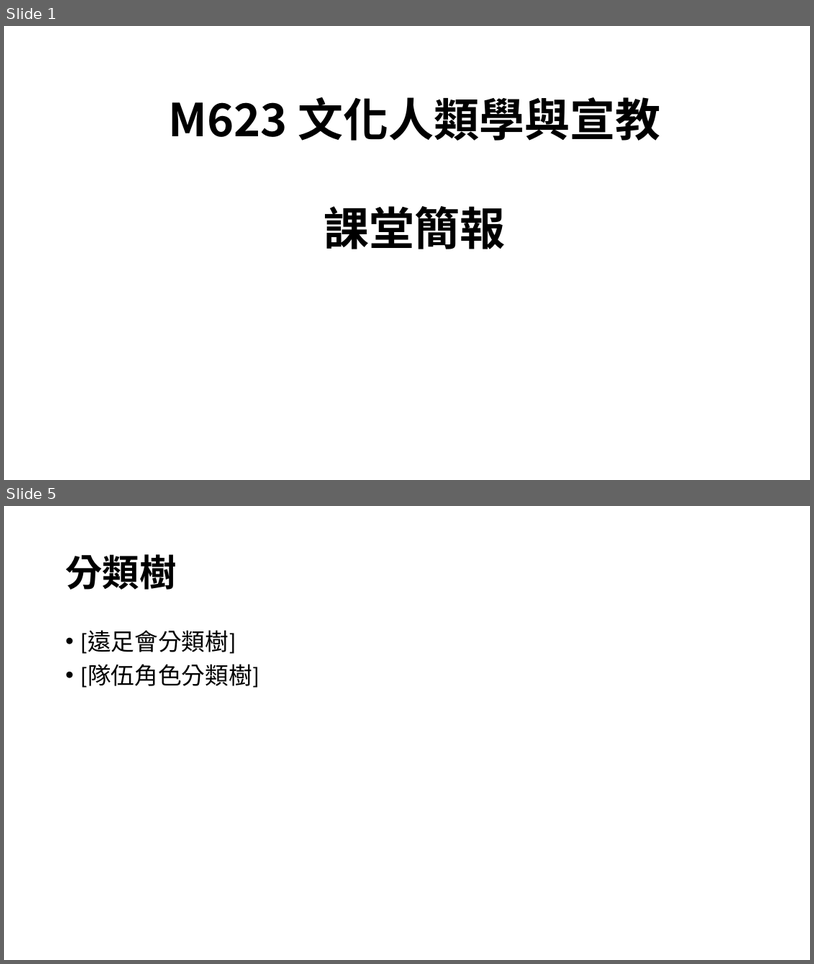
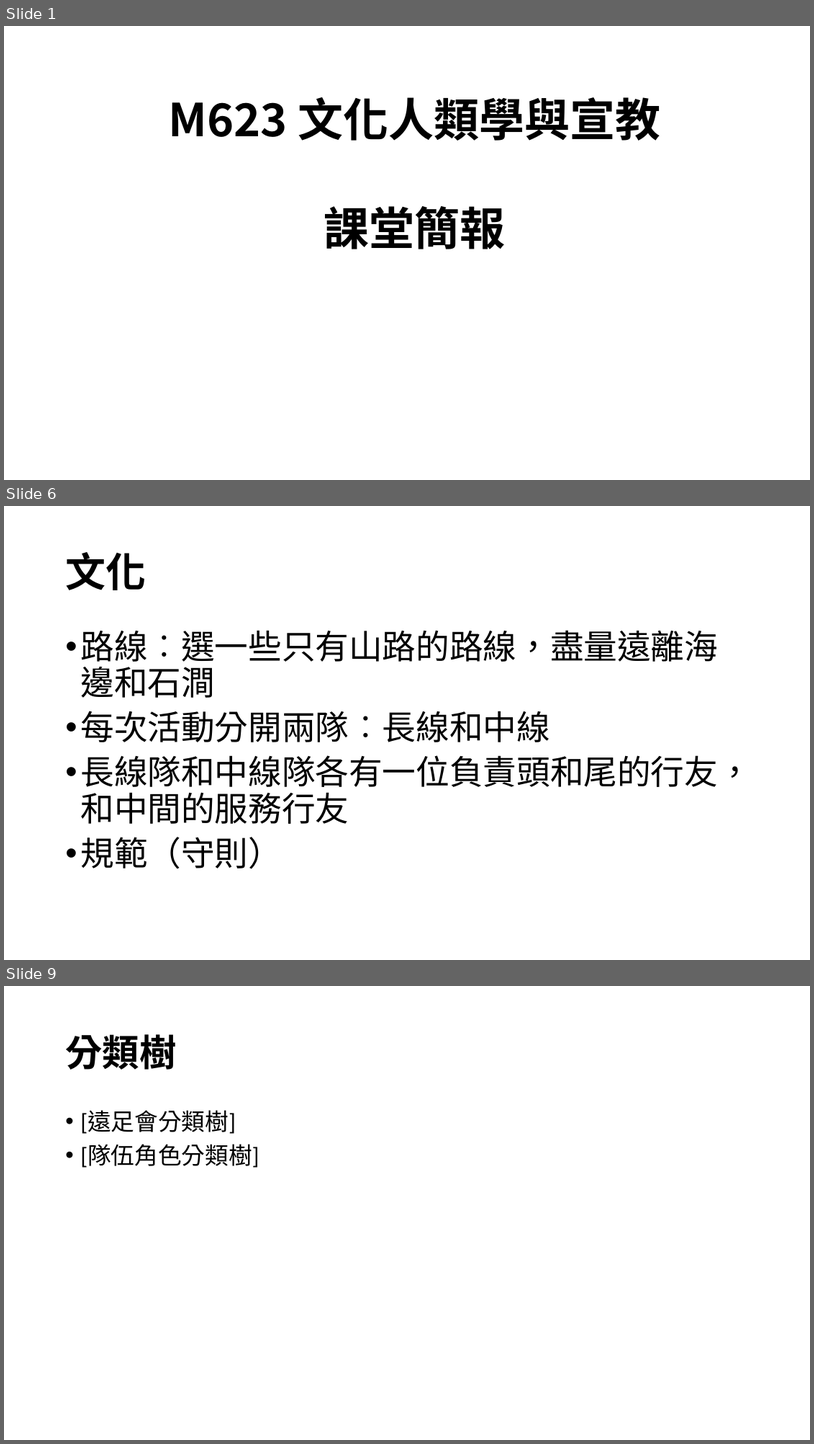
Before and after one commit to pangyan/ridiculands-java, a slide deck: docs/m623/M623 Presentation - Py.pptx. Shown one above the other, each under a label of ours: slides 1 and 5 before the commit, slides 1, 6 and 9 after it; the slides between them are not shown. The pictures are 814x964 and 814x1444 pixels, drawn with LibreOffice and Linux fonts; fonts in the diff are those of the drawing; background and template pictures are left out. Boxes give left, top, right and bottom in pixels: in the first picture for what was removed or moved away, otherwise in the second. Text is boxed around its words. In the diff, an @@ line names an element or a change of style, - is before the commit and + after.

```diff
--- a/docs/m623/M623 Presentation - Py.pptx
+++ b/docs/m623/M623 Presentation - Py.pptx
@@ slide 6 added at [4, 506, 810, 960], background picture (left out) @@
@@ title added at [65, 552, 146, 590], 48 pt, text #000000, bold @@
+文化
@@ text added at [80, 630, 751, 869], 40 pt, text #000000 @@
+• 路線︰選一些只有山路的路線，盡量遠離海邊和石澗
+• 每次活動分開兩隊︰長線和中線
+• 長線隊和中線隊各有一位負責頭和尾的行友，和中間的服務行友
+• 規範（守則）
@@ what was slide 5 is now slide 9 @@
```
Also in this commit, not shown: 4 slides changed, 5 other slides added, 1 slide removed.
